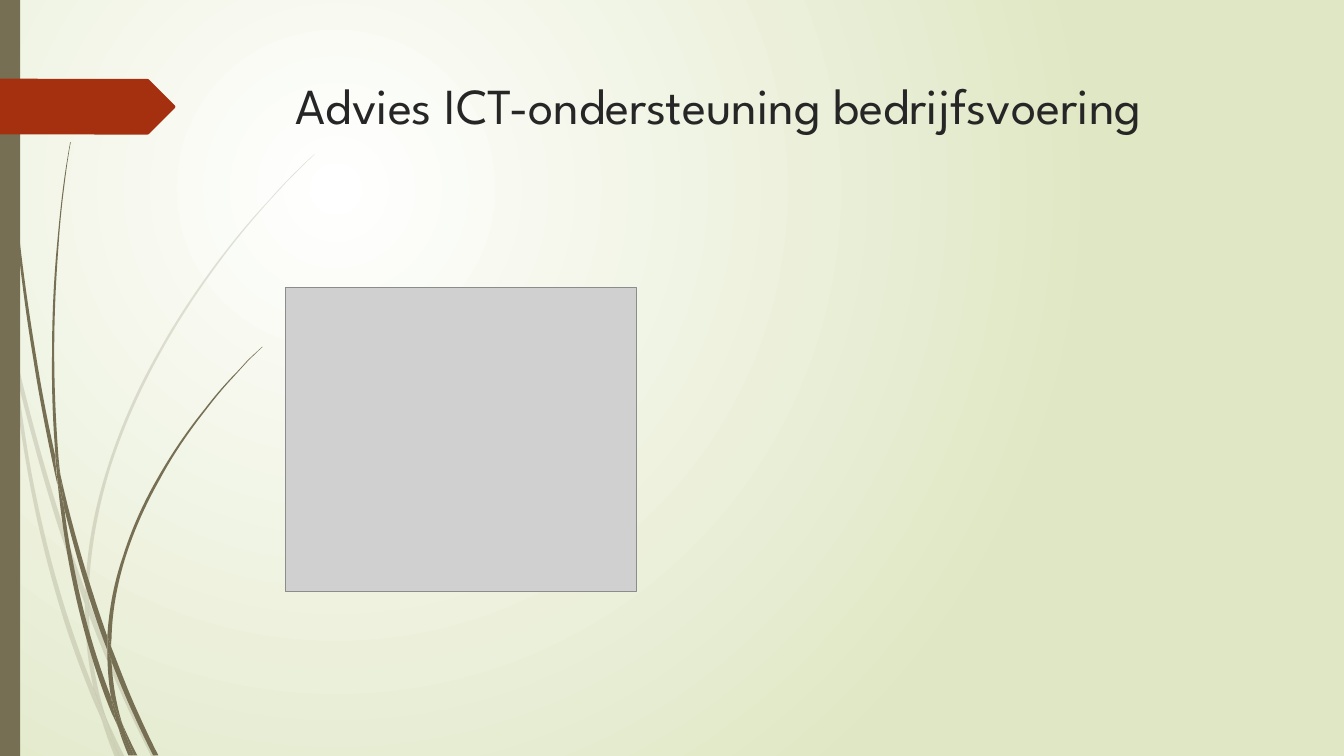
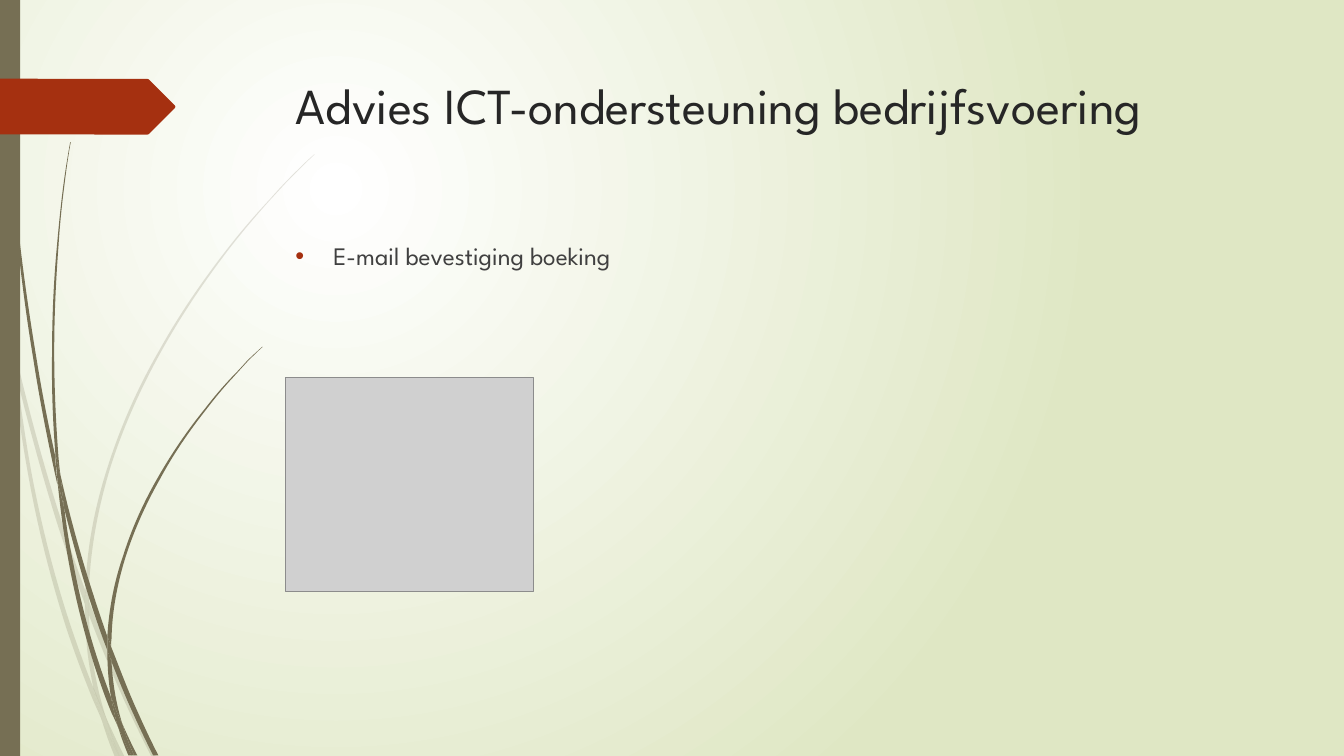
Before and after one commit to Carlodeboer/GFY1-03, a slide deck: slide 9 of Opleveren/Sprint 3 presentatie.pptx. Drawn at 1344x756 pixels with LibreOffice and Linux fonts; fonts in the diff are those of the drawing; grey boxes stand for pictures. Boxes give left, top, right and bottom in pixels: in the first picture for what was removed or moved away, otherwise in the second. Text is boxed around its words. In the diff, an @@ line names an element or a change of style, - is before the commit and + after.

```diff
--- a/Opleveren/Sprint 3 presentatie.pptx
+++ b/Opleveren/Sprint 3 presentatie.pptx
@@ text added at [333, 247, 610, 271], 18 pt, text #404040 @@
+• E-mail bevestiging boeking
@@ picture: place and size @@
-picture at [285, 288, 636, 593]
+picture at [285, 377, 533, 592]
```
Also in this commit, not shown: 1 other slide changed, 8 other files.
